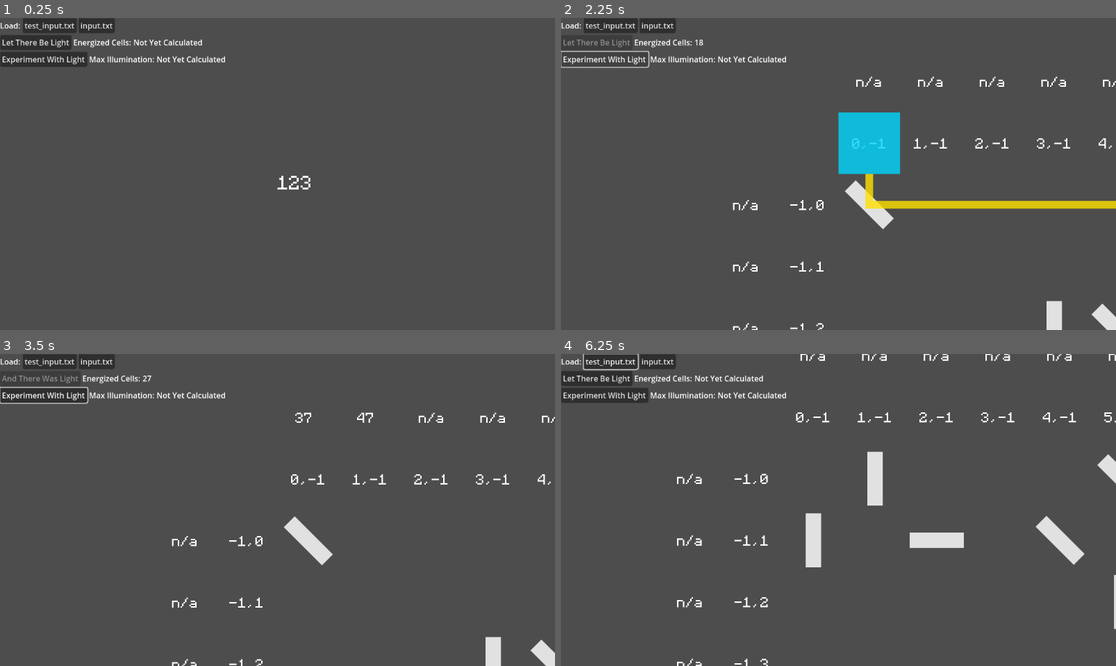
Above: before the commit, frames 1-4 (two rows, left to right).
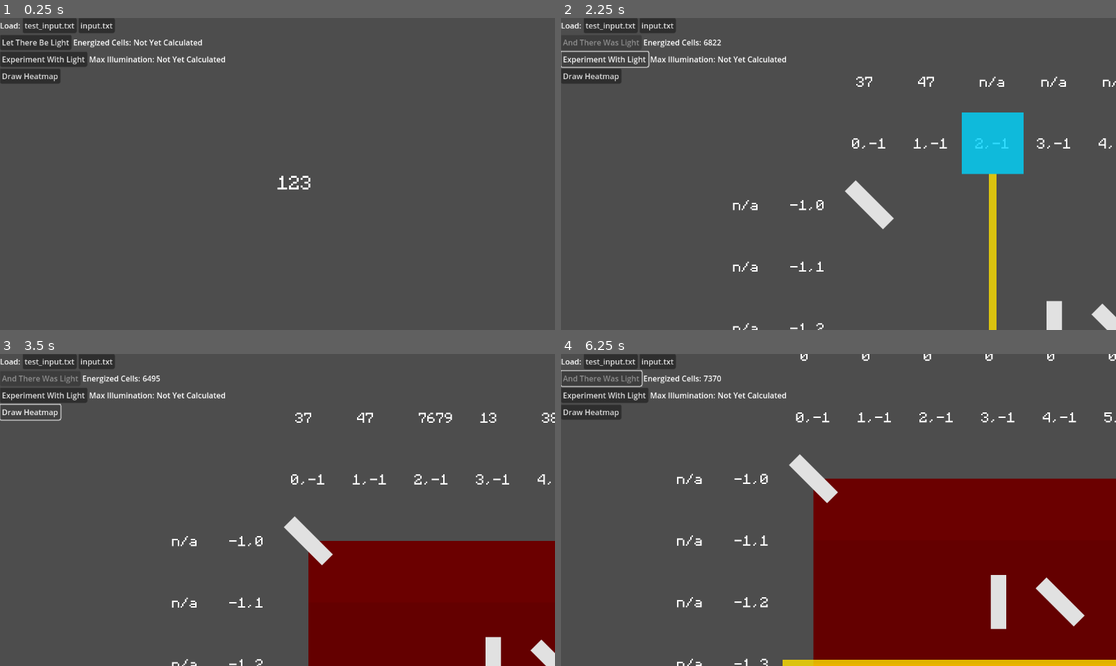
Above: after the commit, the same moments.

Repository: andrejp88/advent-of-code-2023
Game: Godot game, scene res://src/day_16/day_16.tscn
Same seed, same stepped clock (60 frames per second), same inputs: the game is played once before the commit and once after it. The project has no main scene, so this scene is started directly.
Inputs (mouse positions are in pixels of both pictures, inside the frame that each line leads up to):
- Up to frame 1 (0.25 s): no input
- Up to frame 2 (2.25 s): click "test_input.txt" at 0.5 s; click "input.txt" at 1.25 s; click "Experiment With Light" at 2 s
- Up to frame 3 (3.5 s): click (27, 413) at 2.75 s, where only the run after the commit has a clickable "Draw Heatmap"
- Up to frame 4 (6.25 s): tap Enter at 3.5, 5 s; move the mouse to (960, 494) at 3.52 s; hold Up (ui_up) 3.53-4.25 s; hold Shift 3.53-4.25 s; click (960, 494) at 3.67 s; tap Space at 4.25, 5.75 s; drag from (727, 525) to (810, 572) at 4.27 s; move the mouse to (894, 441) at 5.02 s; hold Up (ui_up) 5.03-5.75 s; tap Ctrl at 5.1 s; drag from (810, 572) to (672, 463) at 5.77 s

The runs differ from the first frame. In frame 1, 0.5% of the frame differs, in the area x 0-11%, y 16-21%; in frame 2, 7.3%; in frame 3, 18%; in frame 4, 35%, in the area x 0-100%, y 0-100%.

Commit message:
Day 16 Bonus, draw heatmap of cells most frequently energized

Diff:
--- a/src/day_16/day_16.gd
+++ b/src/day_16/day_16.gd
@@ -40,12 +40,15 @@
 
 var should_shine := false
 var cells_per_step := 1
-var step_duration := 0.01
+var step_duration := 0.0001
 var time_since_last_step := 0.0
 var next_light_stops: Array[Array] = []
 var already_visited_light_stops := {}
 
 signal done_with_iteration
+
+
+var hits: Array[Array] = []
 
 
 func _process(delta: float) -> void:
@@ -59,6 +62,8 @@
 			for stop: Array[Vector2i] in next_light_stops:
 				var pos: Vector2i = stop[0]
 				var dir: Vector2i = stop[1]
+
+				hits[pos.y][pos.x] += 1
 
 				var cell_data := tilemap.get_cell_tile_data(tilemap_layer_mirrors, pos)
 
@@ -453,6 +458,7 @@
 	$CanvasLayer/VBoxContainer/HBoxContainer2/ShineLightButton.text = "Let There Be Light"
 	$CanvasLayer/VBoxContainer/HBoxContainer2/ShineLightButton.disabled = false
 	tilemap.clear()
+	$HeatMap.clear()
 	next_light_stops.clear()
 	already_visited_light_stops.clear()
 
@@ -467,6 +473,11 @@
 
 	size_x = lines[0].length()
 	size_y = lines.size()
+
+	hits.resize(size_y)
+	for y in size_y:
+		hits[y].resize(size_x)
+		hits[y].fill(0)
 
 	for y: int in lines.size():
 		var line := lines[y]
@@ -543,8 +554,6 @@
 
 	$CanvasLayer/VBoxContainer/HBoxContainer2/ShineLightButton.disabled = true
 
-	var max_energized_cell_count := 0
-
 	for x: int in size_x:
 		var y_top := -1
 		var y_bottom := size_y
@@ -594,3 +603,21 @@
 	for label: Label in labels:
 		if int(label.text) > int($CanvasLayer/VBoxContainer/HBoxContainer3/MaxIlluminationLabel.text):
 			$CanvasLayer/VBoxContainer/HBoxContainer3/MaxIlluminationLabel.text = label.text
+
+
+func draw_heatmap() -> void:
+	var heatmap: TileMap = $HeatMap
+
+	var max_heat := 0
+	for y: int in hits.size():
+		for x: int in hits[y].size():
+			var heat: int = hits[y][x]
+			if heat > max_heat:
+				max_heat = heat
+
+
+	for y: int in hits.size():
+		for x: int in hits[y].size():
+			var heat: int = hits[y][x]
+			var heat_normalized := float(heat) / max_heat
+			heatmap.set_cell(0, Vector2i(x, y), 0, Vector2i(ceili(heat_normalized * 399), 0))
--- a/src/day_16/day_16.tscn
+++ b/src/day_16/day_16.tscn
@@ -1,9 +1,418 @@
-[gd_scene load_steps=7 format=3 uid="uid://ckqcoemteyvnb"]
+[gd_scene load_steps=10 format=3 uid="uid://ckqcoemteyvnb"]
 
 [ext_resource type="PackedScene" uid="uid://ij80ps8ylook" path="res://src/mouse_camera.tscn" id="1_3ng5v"]
 [ext_resource type="Script" path="res://src/day_16/day_16.gd" id="1_gvq3r"]
 [ext_resource type="Texture2D" uid="uid://c1oihdua0xyj8" path="res://src/day_16/tilemap.svg" id="3_5dlk5"]
 [ext_resource type="Theme" uid="uid://dwcsl72g2ktdp" path="res://src/monocraft_theme.tres" id="3_738jl"]
+[ext_resource type="Texture2D" uid="uid://na6a7dd0cqh4" path="res://src/day_16/heatmap.png" id="4_kv3mf"]
+
+[sub_resource type="TileSetAtlasSource" id="TileSetAtlasSource_nyg22"]
+texture = ExtResource("4_kv3mf")
+texture_region_size = Vector2i(1, 1)
+360:0/0 = 0
+359:0/0 = 0
+358:0/0 = 0
+357:0/0 = 0
+356:0/0 = 0
+355:0/0 = 0
+0:0/0 = 0
+1:0/0 = 0
+2:0/0 = 0
+3:0/0 = 0
+4:0/0 = 0
+5:0/0 = 0
+6:0/0 = 0
+7:0/0 = 0
+8:0/0 = 0
+9:0/0 = 0
+10:0/0 = 0
+11:0/0 = 0
+12:0/0 = 0
+13:0/0 = 0
+14:0/0 = 0
+15:0/0 = 0
+16:0/0 = 0
+17:0/0 = 0
+18:0/0 = 0
+19:0/0 = 0
+20:0/0 = 0
+21:0/0 = 0
+22:0/0 = 0
+23:0/0 = 0
+24:0/0 = 0
+25:0/0 = 0
+26:0/0 = 0
+27:0/0 = 0
+28:0/0 = 0
+29:0/0 = 0
+30:0/0 = 0
+31:0/0 = 0
+32:0/0 = 0
+33:0/0 = 0
+34:0/0 = 0
+35:0/0 = 0
+36:0/0 = 0
+37:0/0 = 0
+38:0/0 = 0
+39:0/0 = 0
+40:0/0 = 0
+41:0/0 = 0
+42:0/0 = 0
+43:0/0 = 0
+44:0/0 = 0
+45:0/0 = 0
+46:0/0 = 0
+47:0/0 = 0
+48:0/0 = 0
+49:0/0 = 0
+50:0/0 = 0
+51:0/0 = 0
+52:0/0 = 0
+53:0/0 = 0
+54:0/0 = 0
+55:0/0 = 0
+56:0/0 = 0
+57:0/0 = 0
+58:0/0 = 0
+59:0/0 = 0
+60:0/0 = 0
+61:0/0 = 0
+62:0/0 = 0
+63:0/0 = 0
+64:0/0 = 0
+65:0/0 = 0
+66:0/0 = 0
+67:0/0 = 0
+68:0/0 = 0
+69:0/0 = 0
+70:0/0 = 0
+71:0/0 = 0
+72:0/0 = 0
+73:0/0 = 0
+74:0/0 = 0
+75:0/0 = 0
+76:0/0 = 0
+77:0/0 = 0
+78:0/0 = 0
+79:0/0 = 0
+80:0/0 = 0
+81:0/0 = 0
+82:0/0 = 0
+83:0/0 = 0
+84:0/0 = 0
+85:0/0 = 0
+86:0/0 = 0
+87:0/0 = 0
+88:0/0 = 0
+89:0/0 = 0
+90:0/0 = 0
+91:0/0 = 0
+92:0/0 = 0
+93:0/0 = 0
+94:0/0 = 0
+95:0/0 = 0
+96:0/0 = 0
+97:0/0 = 0
+98:0/0 = 0
+99:0/0 = 0
+100:0/0 = 0
+101:0/0 = 0
+102:0/0 = 0
+103:0/0 = 0
+104:0/0 = 0
+105:0/0 = 0
+106:0/0 = 0
+107:0/0 = 0
+108:0/0 = 0
+109:0/0 = 0
+110:0/0 = 0
+111:0/0 = 0
+112:0/0 = 0
+113:0/0 = 0
+114:0/0 = 0
+115:0/0 = 0
+116:0/0 = 0
+117:0/0 = 0
+118:0/0 = 0
+119:0/0 = 0
+120:0/0 = 0
+121:0/0 = 0
+122:0/0 = 0
+123:0/0 = 0
+124:0/0 = 0
+125:0/0 = 0
+126:0/0 = 0
+127:0/0 = 0
+128:0/0 = 0
+129:0/0 = 0
+130:0/0 = 0
+131:0/0 = 0
+132:0/0 = 0
+133:0/0 = 0
+134:0/0 = 0
+135:0/0 = 0
+136:0/0 = 0
+137:0/0 = 0
+138:0/0 = 0
+139:0/0 = 0
+140:0/0 = 0
+141:0/0 = 0
+142:0/0 = 0
+143:0/0 = 0
+144:0/0 = 0
+145:0/0 = 0
+146:0/0 = 0
+147:0/0 = 0
+148:0/0 = 0
+149:0/0 = 0
+150:0/0 = 0
+151:0/0 = 0
+152:0/0 = 0
+153:0/0 = 0
+154:0/0 = 0
+155:0/0 = 0
+156:0/0 = 0
+157:0/0 = 0
+158:0/0 = 0
+159:0/0 = 0
+160:0/0 = 0
+161:0/0 = 0
+162:0/0 = 0
+163:0/0 = 0
+164:0/0 = 0
+165:0/0 = 0
+166:0/0 = 0
+167:0/0 = 0
+168:0/0 = 0
+169:0/0 = 0
+170:0/0 = 0
+171:0/0 = 0
+172:0/0 = 0
+173:0/0 = 0
+174:0/0 = 0
+175:0/0 = 0
+176:0/0 = 0
+177:0/0 = 0
+178:0/0 = 0
+179:0/0 = 0
+180:0/0 = 0
+181:0/0 = 0
+182:0/0 = 0
+183:0/0 = 0
+184:0/0 = 0
+185:0/0 = 0
+186:0/0 = 0
+187:0/0 = 0
+188:0/0 = 0
+189:0/0 = 0
+190:0/0 = 0
+191:0/0 = 0
+192:0/0 = 0
+193:0/0 = 0
+194:0/0 = 0
+195:0/0 = 0
+196:0/0 = 0
+197:0/0 = 0
+198:0/0 = 0
+199:0/0 = 0
+200:0/0 = 0
+201:0/0 = 0
+202:0/0 = 0
+203:0/0 = 0
+204:0/0 = 0
+205:0/0 = 0
+206:0/0 = 0
+207:0/0 = 0
+208:0/0 = 0
+209:0/0 = 0
+210:0/0 = 0
+211:0/0 = 0
+212:0/0 = 0
+213:0/0 = 0
+214:0/0 = 0
+215:0/0 = 0
+216:0/0 = 0
+217:0/0 = 0
+218:0/0 = 0
+219:0/0 = 0
+220:0/0 = 0
+221:0/0 = 0
+222:0/0 = 0
+223:0/0 = 0
+224:0/0 = 0
+225:0/0 = 0
+226:0/0 = 0
+227:0/0 = 0
+228:0/0 = 0
+229:0/0 = 0
+230:0/0 = 0
+231:0/0 = 0
+232:0/0 = 0
+233:0/0 = 0
+234:0/0 = 0
+235:0/0 = 0
+236:0/0 = 0
+237:0/0 = 0
+238:0/0 = 0
+239:0/0 = 0
+240:0/0 = 0
+241:0/0 = 0
+242:0/0 = 0
+243:0/0 = 0
+244:0/0 = 0
+245:0/0 = 0
+246:0/0 = 0
+247:0/0 = 0
+248:0/0 = 0
+249:0/0 = 0
+250:0/0 = 0
+251:0/0 = 0
+252:0/0 = 0
+253:0/0 = 0
+254:0/0 = 0
+255:0/0 = 0
+256:0/0 = 0
+257:0/0 = 0
+258:0/0 = 0
+259:0/0 = 0
+260:0/0 = 0
+261:0/0 = 0
+262:0/0 = 0
+263:0/0 = 0
+264:0/0 = 0
+265:0/0 = 0
+266:0/0 = 0
+267:0/0 = 0
+268:0/0 = 0
+269:0/0 = 0
+270:0/0 = 0
+271:0/0 = 0
+272:0/0 = 0
+273:0/0 = 0
+274:0/0 = 0
+275:0/0 = 0
+276:0/0 = 0
+277:0/0 = 0
+278:0/0 = 0
+279:0/0 = 0
+280:0/0 = 0
+281:0/0 = 0
+282:0/0 = 0
+283:0/0 = 0
+284:0/0 = 0
+285:0/0 = 0
+286:0/0 = 0
+287:0/0 = 0
+288:0/0 = 0
+289:0/0 = 0
+290:0/0 = 0
+291:0/0 = 0
+292:0/0 = 0
+293:0/0 = 0
+294:0/0 = 0
+295:0/0 = 0
+296:0/0 = 0
+297:0/0 = 0
+298:0/0 = 0
+299:0/0 = 0
+300:0/0 = 0
+301:0/0 = 0
+302:0/0 = 0
+303:0/0 = 0
+304:0/0 = 0
+305:0/0 = 0
+306:0/0 = 0
+307:0/0 = 0
+308:0/0 = 0
+309:0/0 = 0
+310:0/0 = 0
+311:0/0 = 0
+312:0/0 = 0
+313:0/0 = 0
+314:0/0 = 0
+315:0/0 = 0
+316:0/0 = 0
+317:0/0 = 0
+318:0/0 = 0
+319:0/0 = 0
+320:0/0 = 0
+321:0/0 = 0
+322:0/0 = 0
+323:0/0 = 0
+324:0/0 = 0
+325:0/0 = 0
+326:0/0 = 0
+327:0/0 = 0
+328:0/0 = 0
+329:0/0 = 0
+330:0/0 = 0
+331:0/0 = 0
+332:0/0 = 0
+333:0/0 = 0
+334:0/0 = 0
+335:0/0 = 0
+336:0/0 = 0
+337:0/0 = 0
+338:0/0 = 0
+339:0/0 = 0
+340:0/0 = 0
+341:0/0 = 0
+342:0/0 = 0
+343:0/0 = 0
+344:0/0 = 0
+345:0/0 = 0
+346:0/0 = 0
+347:0/0 = 0
+348:0/0 = 0
+349:0/0 = 0
+350:0/0 = 0
+351:0/0 = 0
+352:0/0 = 0
+353:0/0 = 0
+354:0/0 = 0
+361:0/0 = 0
+362:0/0 = 0
+363:0/0 = 0
+364:0/0 = 0
+365:0/0 = 0
+366:0/0 = 0
+367:0/0 = 0
+368:0/0 = 0
+369:0/0 = 0
+370:0/0 = 0
+371:0/0 = 0
+372:0/0 = 0
+373:0/0 = 0
+374:0/0 = 0
+375:0/0 = 0
+376:0/0 = 0
+377:0/0 = 0
+378:0/0 = 0
+379:0/0 = 0
+380:0/0 = 0
+381:0/0 = 0
+382:0/0 = 0
+383:0/0 = 0
+384:0/0 = 0
+385:0/0 = 0
+386:0/0 = 0
+387:0/0 = 0
+388:0/0 = 0
+389:0/0 = 0
+390:0/0 = 0
+391:0/0 = 0
+392:0/0 = 0
+393:0/0 = 0
+394:0/0 = 0
+395:0/0 = 0
+396:0/0 = 0
+397:0/0 = 0
+398:0/0 = 0
+399:0/0 = 0
+
+[sub_resource type="TileSet" id="TileSet_h1h0e"]
+tile_size = Vector2i(1, 1)
+sources/0 = SubResource("TileSetAtlasSource_nyg22")
 
 [sub_resource type="TileSetAtlasSource" id="TileSetAtlasSource_5xr1q"]
 texture = ExtResource("3_5dlk5")
@@ -60,6 +469,11 @@
 theme_override_font_sizes/font_size = 36
 text = "123"
 
+[node name="HeatMap" type="TileMap" parent="."]
+scale = Vector2(128, 128)
+tile_set = SubResource("TileSet_h1h0e")
+format = 2
+
 [node name="TileMap" type="TileMap" parent="."]
 tile_set = SubResource("TileSet_58n7l")
 format = 2
@@ -120,7 +534,15 @@
 layout_mode = 2
 text = "Not Yet Calculated"
 
+[node name="HBoxContainer4" type="HBoxContainer" parent="CanvasLayer/VBoxContainer"]
+layout_mode = 2
+
+[node name="DrawHeatmapButton" type="Button" parent="CanvasLayer/VBoxContainer/HBoxContainer4"]
+layout_mode = 2
+text = "Draw Heatmap"
+
 [connection signal="pressed" from="CanvasLayer/VBoxContainer/HBoxContainer/LoadTestInputButton" to="." method="load_and_repopulate_tilemap" binds= ["res://src/day_16/test_input.txt"]]
 [connection signal="pressed" from="CanvasLayer/VBoxContainer/HBoxContainer/LoadRealInputButton" to="." method="load_and_repopulate_tilemap" binds= ["res://src/day_16/input.txt"]]
 [connection signal="pressed" from="CanvasLayer/VBoxContainer/HBoxContainer2/ShineLightButton" to="." method="shine_light"]
 [connection signal="pressed" from="CanvasLayer/VBoxContainer/HBoxContainer3/ExperimentWithLightButton" to="." method="experiment_with_light"]
+[connection signal="pressed" from="CanvasLayer/VBoxContainer/HBoxContainer4/DrawHeatmapButton" to="." method="draw_heatmap"]
Binary file added: src/day_16/heatmap.png
Not shown, added: src/day_16/heatmap.png.import
